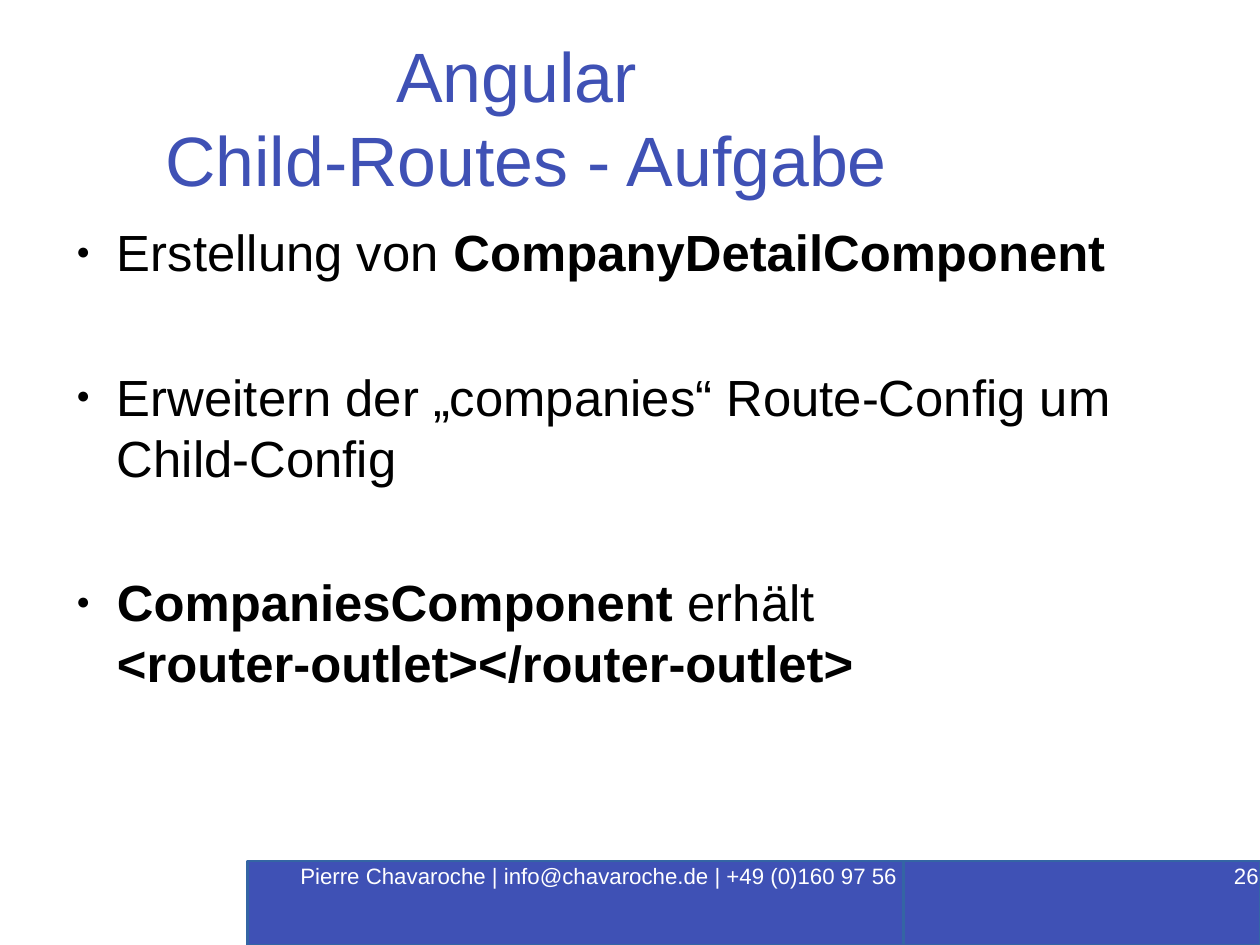
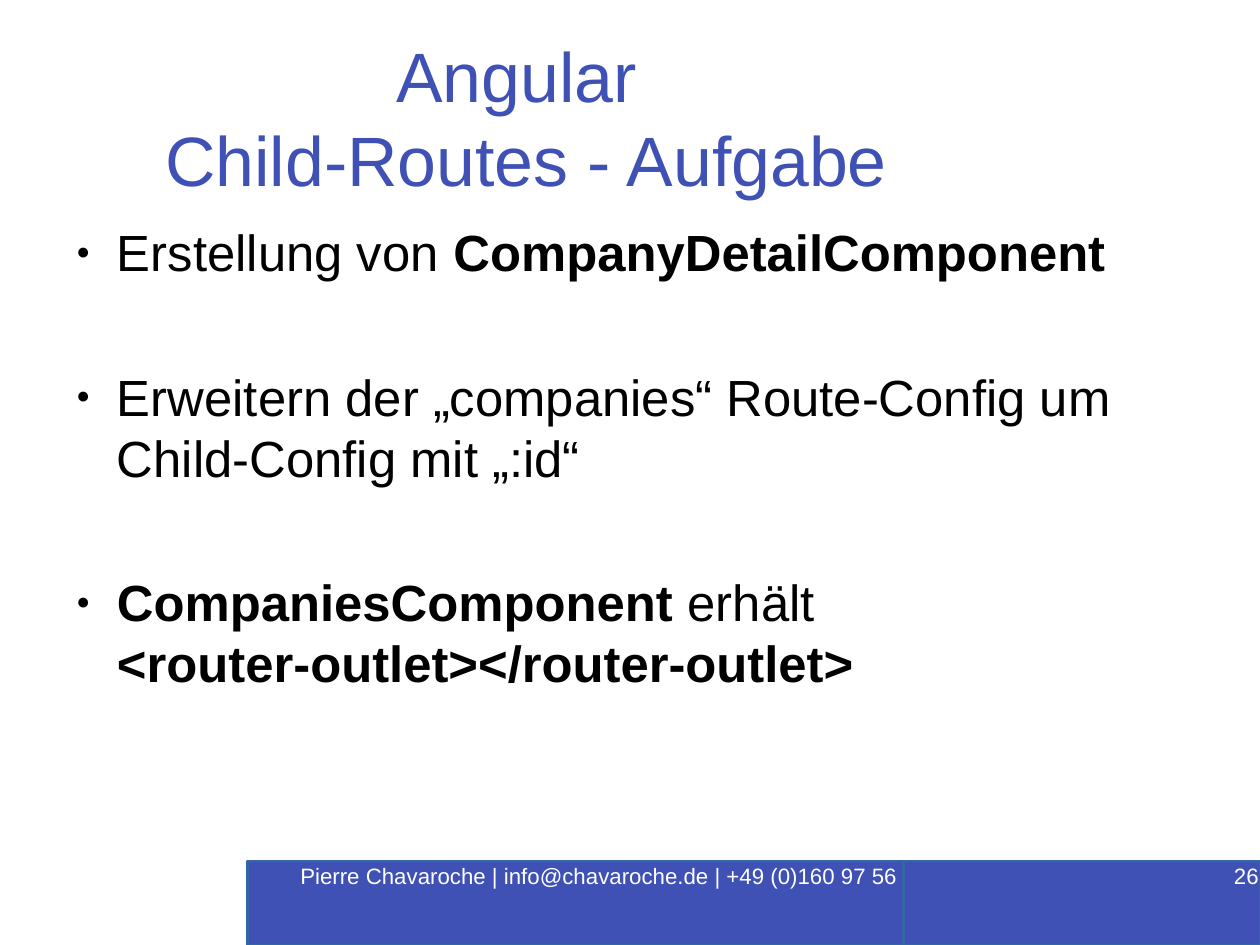
Before and after one commit to PierreChavaroche/workshop-presentation, a slide deck: slide 26 of Angular-RxJS.odp. Drawn at 1260x945 pixels with LibreOffice and Linux fonts; fonts in the diff are those of the drawing; background and template pictures are left out. Boxes give left, top, right and bottom in pixels: in the first picture for what was removed or moved away, otherwise in the second. Text is boxed around its words. In the diff, an @@ line names an element or a change of style, - is before the commit and + after.

```diff
--- a/Angular-RxJS.odp
+++ b/Angular-RxJS.odp
@@ text at <box>117,379,1111,487</box>: text changed @@
-● Erweitern der „companies“ Route-Config um Child-Config
+● Erweitern der „companies“ Route-Config um Child-Config mit „:id“
```
Also in this commit, not shown: 1 other slide changed, 1 other file.
